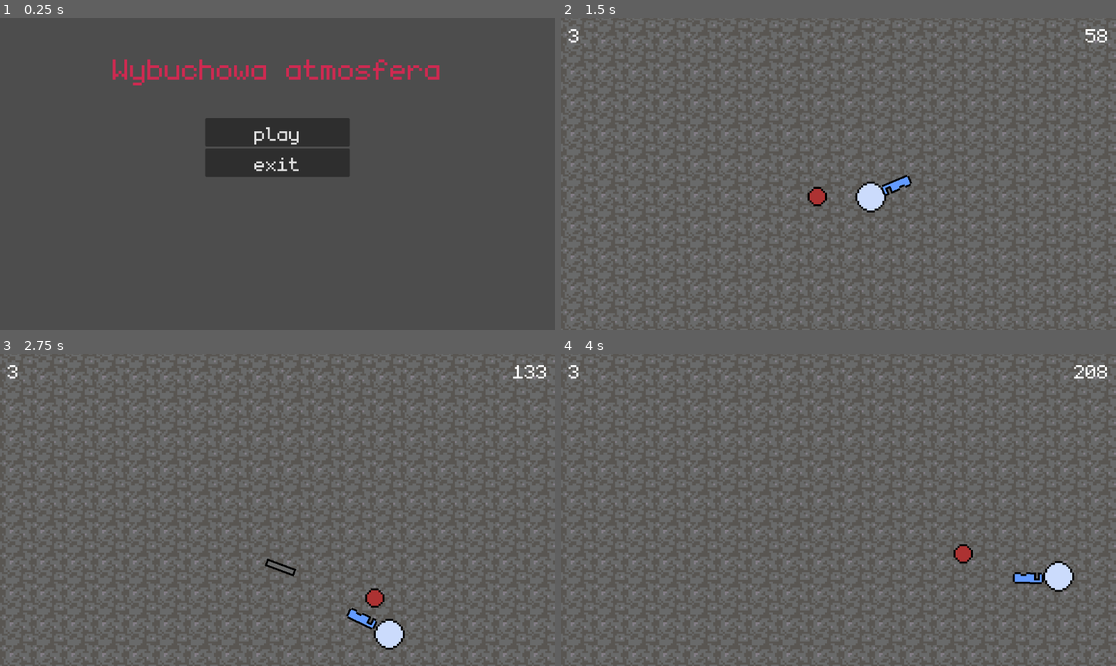
Above: before the commit, frames 1-4 (two rows, left to right).
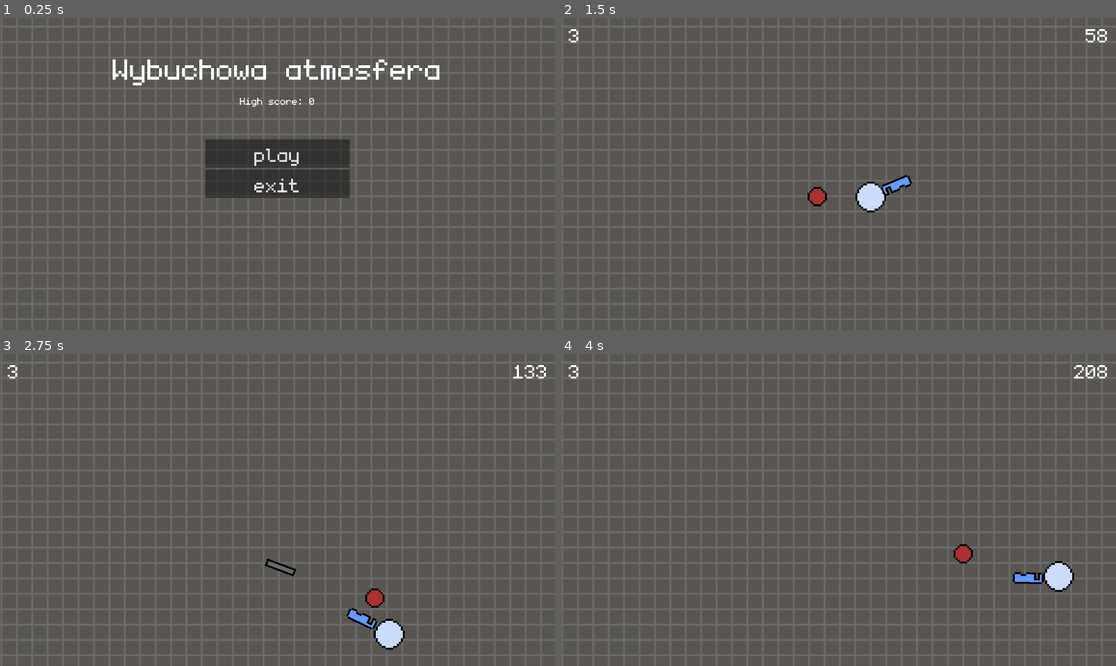
Above: after the commit, the same moments.

Repository: Nefr0l/geometry-shooter
Game: Godot game, scene res://core/main_menu.tscn
Same seed, same stepped clock (60 frames per second), same inputs: the game is played once before the commit and once after it.
Inputs (mouse positions are in pixels of both pictures, inside the frame that each line leads up to):
- Up to frame 1 (0.25 s): no input
- Up to frame 2 (1.5 s): click "play" at 0.5 s; tap Enter (ui_accept) at 1.25 s; move the mouse to (960, 158) at 1.27 s; hold Right (ui_right) from 1.28 s (still down)
- Up to frame 3 (2.75 s): tap Enter (ui_accept) at 1.52, 2.27 s; move the mouse to (166, 525) at 2.02 s; release Right (ui_right) at 2.03 s; hold Down (ui_down) from 2.03 s (still down)
- Up to frame 4 (4 s): move the mouse to (894, 441) at 2.77 s; release Down (ui_down) at 2.78 s; hold Right (ui_right) 2.78-3.53 s; move the mouse to (810, 572) at 3.52 s; hold Up (ui_up) from 3.53 s (still down); tap Enter (ui_accept) at 3.77 s

The runs differ from the first frame. In frame 1, 24% of the frame differs, in the area x 0-100%, y 0-100%; in frame 2, 2.7%; in frame 3, 2.7%; in frame 4, 2.7%.

Commit message:
feat: add high score

Diff:
--- a/core/game.tscn
+++ b/core/game.tscn
@@ -7,7 +7,6 @@
 [ext_resource type="PackedScene" uid="uid://rgpt2hprt084" path="res://enemy/enemy.tscn" id="5_sjcnv"]
 [ext_resource type="Script" uid="uid://iuhy0vvqoyop" path="res://enemy/enemy_spawner.gd" id="6_cjuek"]
 [ext_resource type="Texture2D" uid="uid://cvw3ld1v32e7e" path="res://art/bg.png" id="8_gjr3k"]
-[ext_resource type="PackedScene" uid="uid://hn2ykm7mvro1" path="res://weapon/bullet.tscn" id="9_4cdhi"]
 
 [node name="Node2D" type="Node2D"]
 
@@ -65,10 +64,6 @@
 position = Vector2(572, 321)
 texture = ExtResource("8_gjr3k")
 region_enabled = true
-region_rect = Rect2(0, 0, 1920, 1080)
-
-[node name="Bullet" parent="." instance=ExtResource("9_4cdhi")]
-position = Vector2(455, 386)
-rotation = -1.1268
+region_rect = Rect2(0, 0, 1485.94, 954.708)
 
 [connection signal="timeout" from="EnemySpawner" to="EnemySpawner" method="_on_timeout"]
--- a/core/game_manager.gd
+++ b/core/game_manager.gd
@@ -3,10 +3,19 @@
 var hp
 var score
 var player_pos
+var config : ConfigFile
+var highScore
 
 func _ready() -> void:
 	hp = 3
 	score = 0
+	config = ConfigFile.new()
+
+	if (config.load("user://config.cfg") != OK):
+		config.set_value("player", "high_score", 0)
+		config.save("user://config.cfg")
+
+	highScore = config.get_value("player", "high_score")
 
 
 func _process(delta: float) -> void:
@@ -39,3 +48,11 @@
 
 	enemy.position = enemy_pos
 	add_child(enemy)
+
+
+func set_score():
+	if score > highScore:
+		highScore = score
+
+	config.set_value("player", "high_score", highScore)
+	config.save("user://config.cfg")
--- a/core/main_menu.tscn
+++ b/core/main_menu.tscn
@@ -1,12 +1,17 @@
-[gd_scene load_steps=4 format=3 uid="uid://cva7jpd2xucx3"]
+[gd_scene load_steps=7 format=3 uid="uid://cva7jpd2xucx3"]
 
 [ext_resource type="Script" uid="uid://bnx0kxgh4b5wq" path="res://core/main_menu.gd" id="1_fqoxg"]
 [ext_resource type="FontFile" uid="uid://riqxn6jn8pr7" path="res://ui/monogram.ttf" id="2_4kqf0"]
+[ext_resource type="Texture2D" uid="uid://cvw3ld1v32e7e" path="res://art/bg.png" id="3_540h8"]
+[ext_resource type="Script" uid="uid://d3mm6b3q1tbir" path="res://ui/high_score_label.gd" id="3_sgkfw"]
 
 [sub_resource type="LabelSettings" id="LabelSettings_gl0q7"]
 font = ExtResource("2_4kqf0")
 font_size = 96
-font_color = Color(0.803224, 0.163539, 0.318261, 1)
+
+[sub_resource type="LabelSettings" id="LabelSettings_540h8"]
+font = ExtResource("2_4kqf0")
+font_size = 32
 
 [node name="MainMenu" type="Control"]
 layout_mode = 3
@@ -31,10 +36,22 @@
 theme_override_constants/margin_bottom = 64
 
 [node name="Label" type="Label" parent="VBoxContainer/MarginContainer"]
+custom_minimum_size = Vector2(0, 120)
 layout_mode = 2
+size_flags_vertical = 0
 text = "Wybuchowa atmosfera"
 label_settings = SubResource("LabelSettings_gl0q7")
 horizontal_alignment = 1
+
+[node name="Label2" type="Label" parent="VBoxContainer/MarginContainer"]
+custom_minimum_size = Vector2(0, 50)
+layout_mode = 2
+size_flags_vertical = 8
+text = "High score: "
+label_settings = SubResource("LabelSettings_540h8")
+horizontal_alignment = 1
+vertical_alignment = 2
+script = ExtResource("3_sgkfw")
 
 [node name="Button" type="Button" parent="VBoxContainer"]
 custom_minimum_size = Vector2(300, 0)
@@ -53,5 +70,14 @@
 theme_override_font_sizes/font_size = 64
 text = "exit"
 
+[node name="Background" type="Sprite2D" parent="."]
+z_index = -1
+texture_filter = 1
+texture_repeat = 2
+position = Vector2(572, 321)
+texture = ExtResource("3_540h8")
+region_enabled = true
+region_rect = Rect2(0, 0, 1485.94, 954.708)
+
 [connection signal="button_down" from="VBoxContainer/Button" to="." method="_on_play_button_down"]
 [connection signal="button_down" from="VBoxContainer/Button2" to="." method="_on_exit_button_down"]
--- a/ui/game_over.gd
+++ b/ui/game_over.gd
@@ -7,6 +7,7 @@
 func _process(delta: float) -> void:
 	if (GameManager.hp <= 0):
 		show()
+		GameManager.set_score()
 		get_tree().paused = true
 
 
--- /dev/null
+++ b/ui/high_score_label.gd
@@ -0,0 +1,4 @@
+extends Label
+
+func _process(delta: float) -> void:
+	text = "High score: " + str(GameManager.highScore)
--- a/weapon/bullet.gd
+++ b/weapon/bullet.gd
@@ -8,3 +8,7 @@
 	if (area.get_collision_layer_value(2)):
 		area.queue_free()
 		queue_free()
+
+
+func _on_destroy_timer_timeout() -> void:
+	queue_free()
--- a/weapon/bullet.tscn
+++ b/weapon/bullet.tscn
@@ -19,4 +19,10 @@
 position = Vector2(73, 0)
 shape = SubResource("RectangleShape2D_d6cvk")
 
+[node name="DestroyTimer" type="Timer" parent="."]
+wait_time = 5.0
+one_shot = true
+autostart = true
+
 [connection signal="area_entered" from="." to="." method="_on_area_entered"]
+[connection signal="timeout" from="DestroyTimer" to="." method="_on_destroy_timer_timeout"]
Binary file changed: art/bg.png
Not shown: 1 places in core/game.tscn that only renumber resources
Not shown, added: ui/high_score_label.gd.uid
